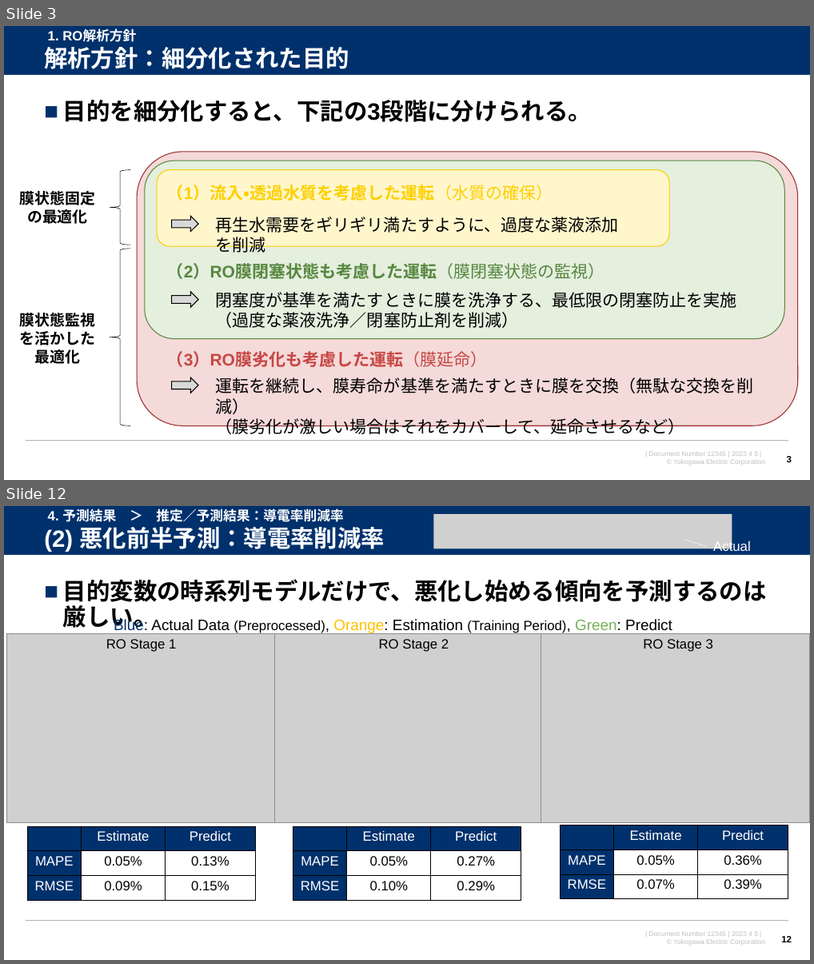
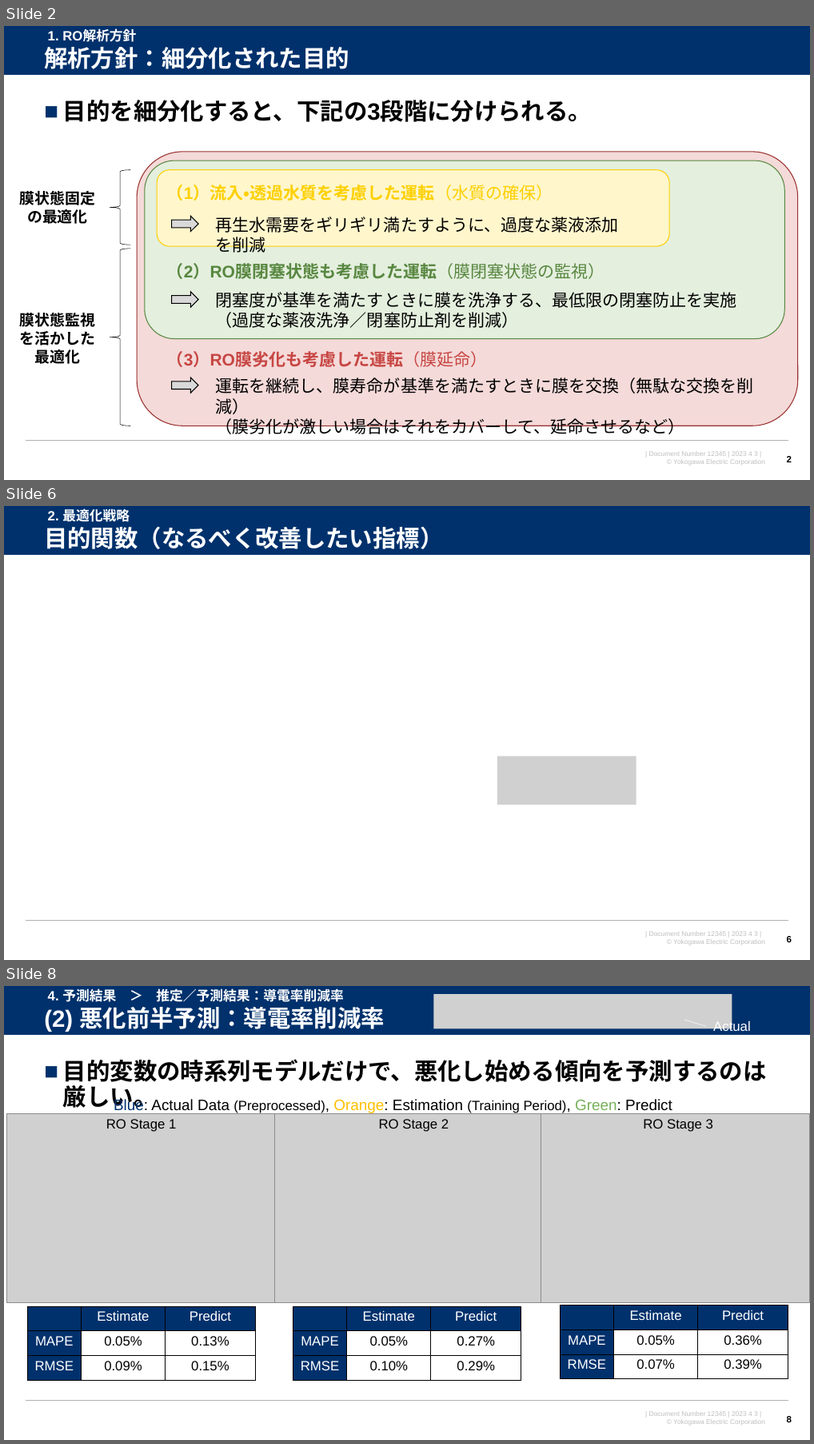
Before and after one commit to watarukumagai-git/opt, a slide deck: Reuse_Water/230403_米国再生水NAWI 解析進め方_rev.0.pptx. Shown one above the other, each under a label of ours: slides 3 and 12 before the commit, slides 2, 6 and 8 after it; the slides between them are not shown. The pictures are 814x964 and 814x1444 pixels, drawn with LibreOffice and Linux fonts; fonts in the diff are those of the drawing; grey boxes stand for pictures; background and template pictures are left out. Boxes give left, top, right and bottom in pixels: in the first picture for what was removed or moved away, otherwise in the second. Text is boxed around its words. In the diff, an @@ line names an element or a change of style, - is before the commit and + after.

```diff
--- a/Reuse_Water/230403_米国再生水NAWI 解析進め方_rev.0.pptx
+++ b/Reuse_Water/230403_米国再生水NAWI 解析進め方_rev.0.pptx
@@ slide 6 added at (4, 506, 810, 960), background #FFFFFF; not listed: 4 template elements that a slide beside it also shows @@
@@ title added at (44, 527, 443, 549), 28 pt, text #FFFFFF, bold @@
+目的関数（なるべく改善したい指標）
@@ text added at (48, 507, 130, 524), 16 pt, text #FFFFFF, bold @@
+2. 最適化戦略
@@ picture added at (498, 756, 637, 804) @@
@@ page number added at (787, 936, 792, 942), 11 pt, text #000000, bold @@
+6
@@ what was slide 3 is now slide 2 @@
@@ what was slide 12 is now slide 8 @@
@@ page number at (787, 1415, 792, 1424): text changed @@
-12
+8
```
Also in this commit, not shown: 1 slide changed, 3 other slides added, 5 slides removed.
